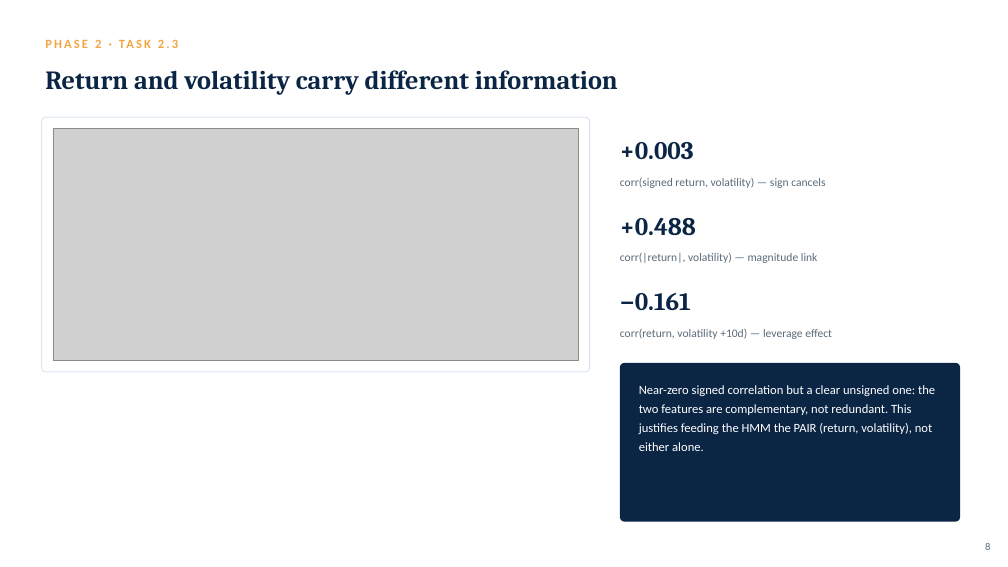
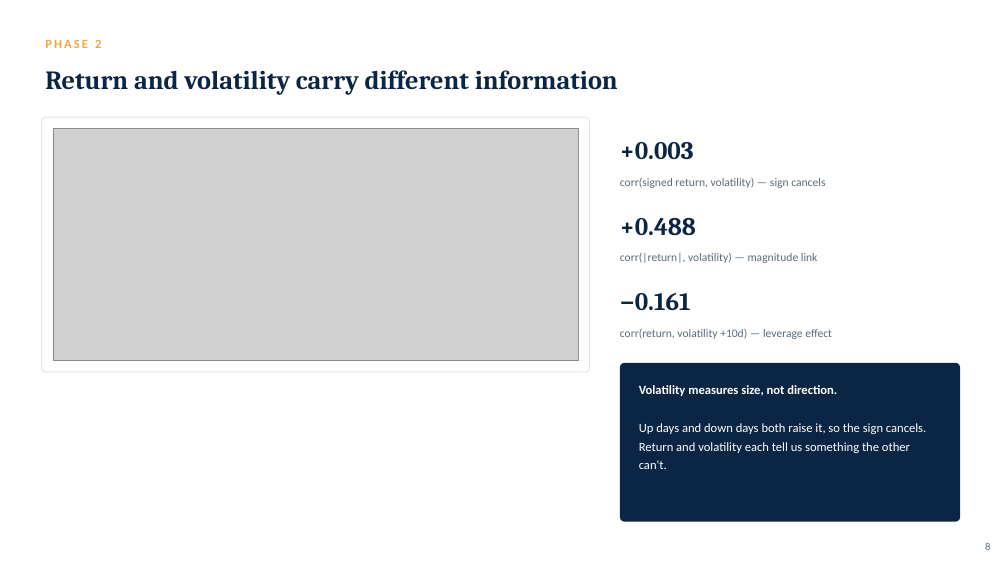
Before and after one commit to TheRealLionn/FINACIAL-DETECTION-WITH-HMM, a slide deck: slide 8 of slides/HMM_Regime_Detection.pptx. Drawn at 1008x567 pixels with LibreOffice and Linux fonts; fonts in the diff are those of the drawing; grey boxes stand for pictures. Boxes give left, top, right and bottom in pixels: in the first picture for what was removed or moved away, otherwise in the second. Text is boxed around its words. In the diff, an @@ line names an element or a change of style, - is before the commit and + after.

```diff
--- a/slides/HMM_Regime_Detection.pptx
+++ b/slides/HMM_Regime_Detection.pptx
@@ text at bbox=[45, 39, 101, 48]: text changed @@
-PHASE 2 · TASK 2.3
+PHASE 2
@@ text at bbox=[639, 385, 926, 469]: text changed @@
-Near-zero signed correlation but a clear unsigned one: the two features are complementary, not redundant. This justifies feeding the HMM the PAIR (return, volatility), not either alone.
+Volatility measures size, not direction.
+Up days and down days both raise it, so the sign cancels. Return and volatility each tell us something the other can't.
```
Also in this commit, not shown: 12 other slides changed, 1 slide added, 1 slide removed.
